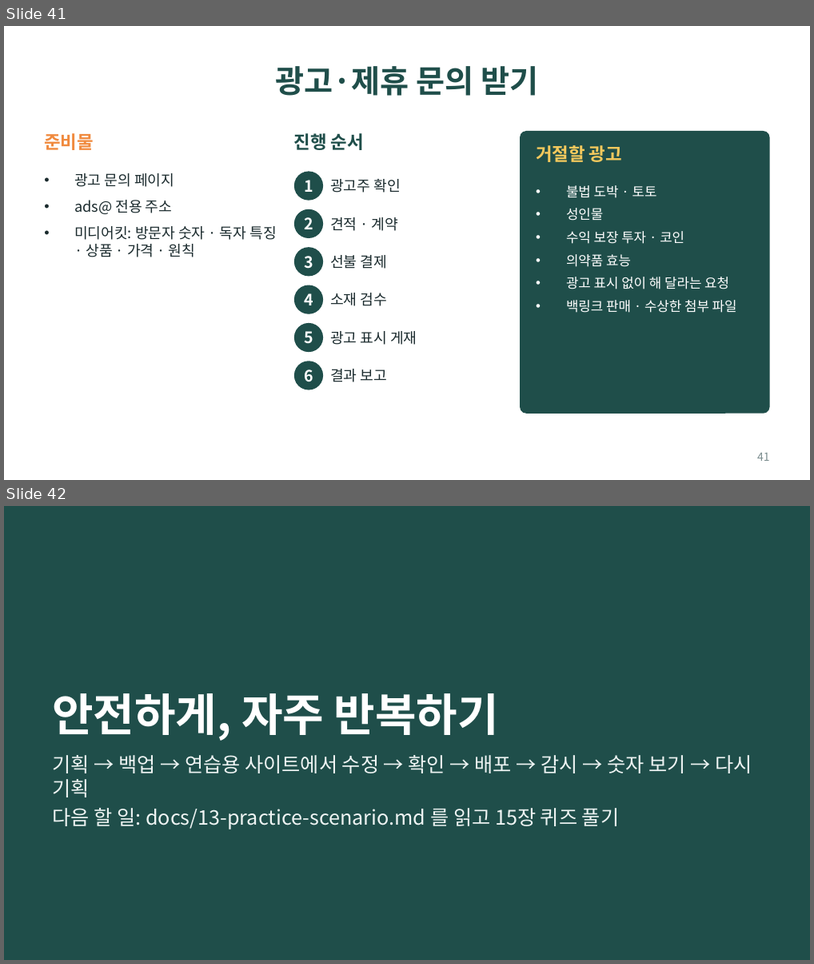
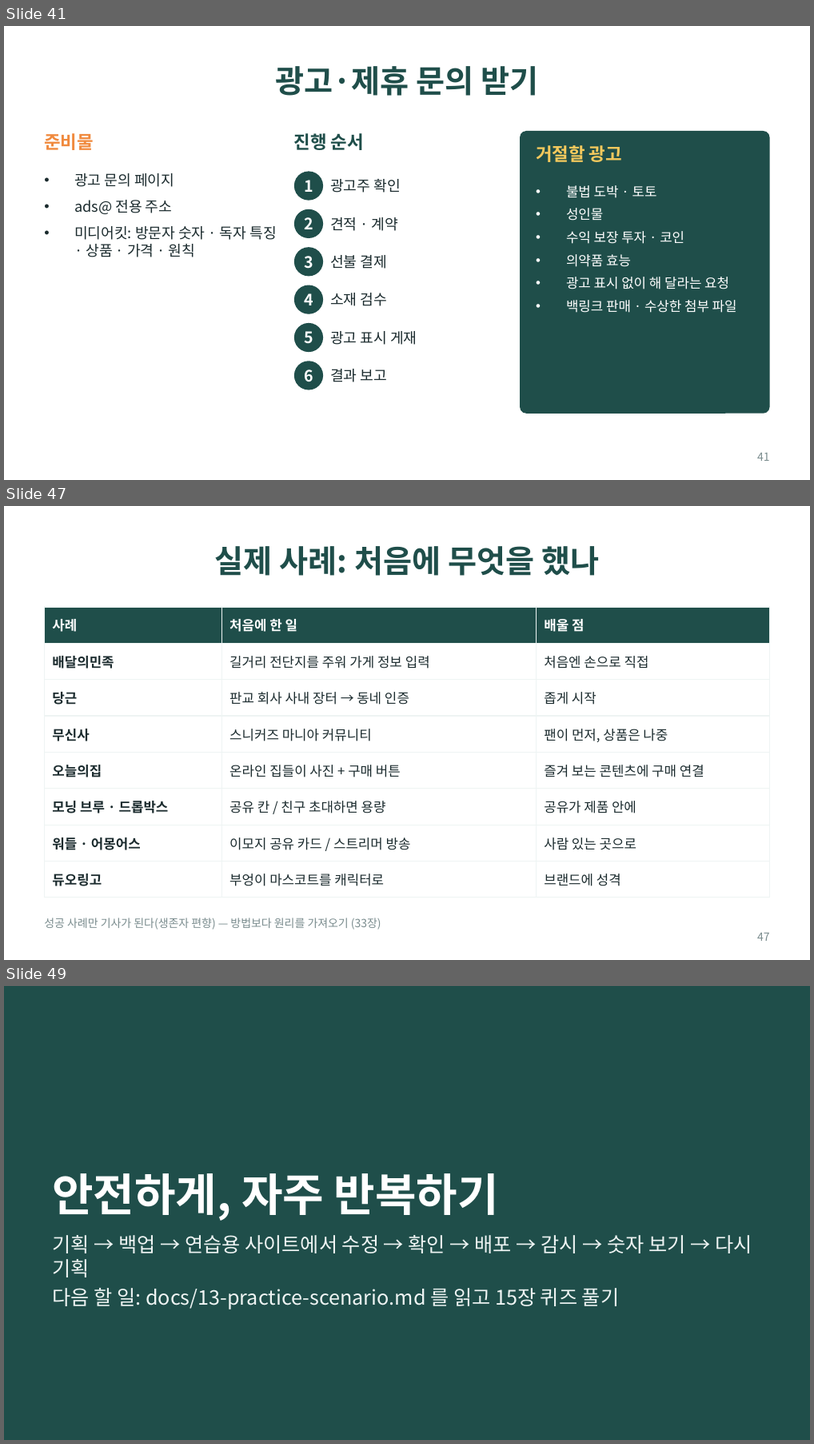
Before and after one commit to bincodin-ko/stanford-study, a slide deck: slides/internet-business-101.pptx. Shown one above the other, each under a label of ours: slides 41 and 42 before the commit, slides 41, 47 and 49 after it; the slides between them are not shown. The pictures are 814x964 and 814x1444 pixels, drawn with LibreOffice and Linux fonts; fonts in the diff are those of the drawing. Boxes give left, top, right and bottom in pixels: in the first picture for what was removed or moved away, otherwise in the second. Text is boxed around its words. In the diff, an @@ line names an element or a change of style, - is before the commit and + after.

```diff
--- a/slides/internet-business-101.pptx
+++ b/slides/internet-business-101.pptx
@@ slide 47 added at [4,506,810,960], background #FFFFFF @@
@@ title added at [215,546,599,576], 28 pt, text #1F4E4A, bold @@
+실제 사례: 처음에 무엇을 했나
@@ table added at [44,607,770,889], 8 rows, 3 columns @@
+사례 | 처음에 한 일 | 배울 점
+배달의민족 | 길거리 전단지를 주워 가게 정보 입력 | 처음엔 손으로 직접
+당근 | 판교 회사 사내 장터 → 동네 인증 | 좁게 시작
+무신사 | 스니커즈 마니아 커뮤니티 | 팬이 먼저, 상품은 나중
+오늘의집 | 온라인 집들이 사진 + 구매 버튼 | 즐겨 보는 콘텐츠에 구매 연결
+모닝 브루 · 드롭박스 | 공유 칸 / 친구 초대하면 용량 | 공유가 제품 안에
+워들 · 어몽어스 | 이모지 공유 카드 / 스트리머 방송 | 사람 있는 곳으로
+듀오링고 | 부엉이 마스코트를 캐릭터로 | 브랜드에 성격
@@ text added at [44,917,382,929], 10 pt, text #7A8C8E @@
+성공 사례만 기사가 된다(생존자 편향) — 방법보다 원리를 가져오기 (33장)
@@ page number added at [758,932,770,940], 10 pt, text #7A8C8E @@
+47
@@ what was slide 42 is now slide 49 @@
```
Also in this commit, not shown: 6 other slides added, 7 other files.
